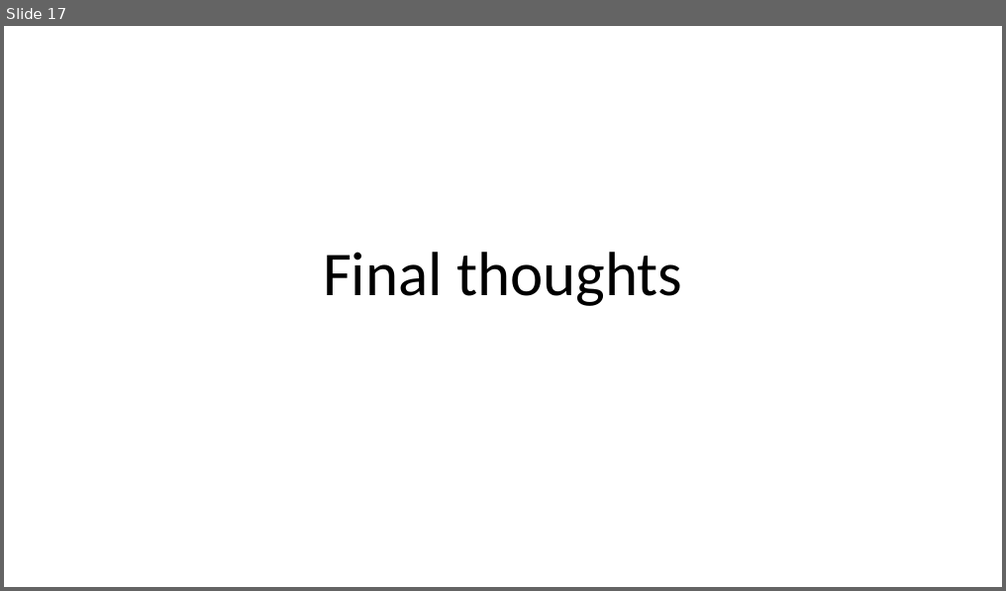
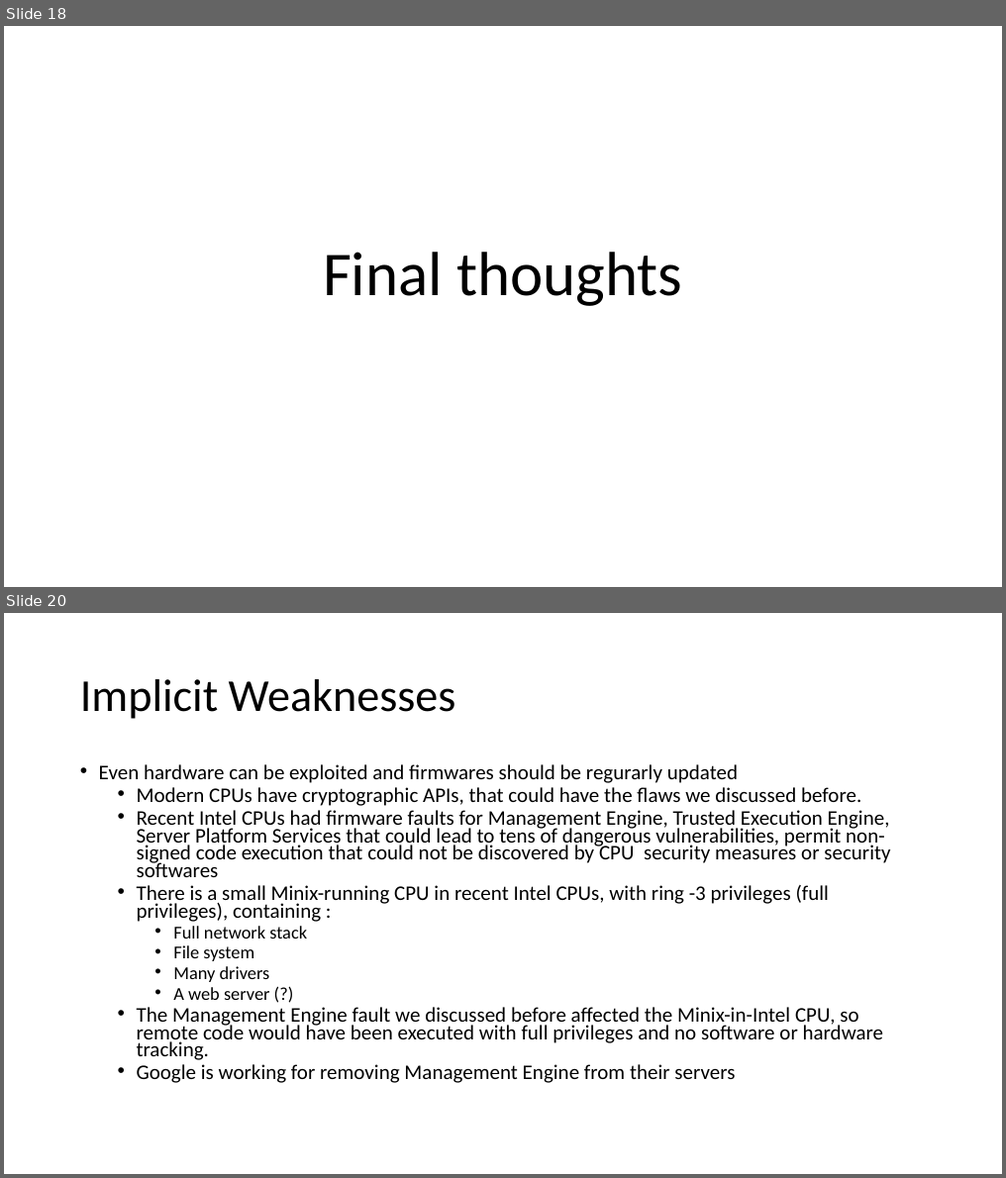
Before and after one commit to fparricelli/Encrypted-data-exchange-between-two-Arduino-boards-using-Symmetric-Encryption, a slide deck: Documentazione e cose così/Slide_concettuali_Luca.pptx. Shown one above the other, each under a label of ours: slide 17 before the commit, slides 18 and 20 after it; the slides between them are not shown. The pictures are 1006x591 and 1006x1178 pixels, drawn with LibreOffice and Linux fonts; fonts in the diff are those of the drawing. Boxes give left, top, right and bottom in pixels: in the first picture for what was removed or moved away, otherwise in the second. Text is boxed around its words. In the diff, an @@ line names an element or a change of style, - is before the commit and + after.

```diff
--- a/Documentazione e cose così/Slide_concettuali_Luca.pptx
+++ b/Documentazione e cose così/Slide_concettuali_Luca.pptx
@@ slide 20 added at box(4, 613, 1002, 1174), background #FFFFFF @@
@@ title added at box(80, 679, 456, 719), 44 pt, text #000000 @@
+Implicit Weaknesses
@@ text added at box(99, 764, 890, 1083), 20 pt, text #000000 @@
+• Even hardware can be exploited and firmwares should be regurarly updated
+  • Modern CPUs have cryptographic APIs, that could have the flaws we discussed before.
+  • Recent Intel CPUs had firmware faults for Management Engine, Trusted Execution Engine, Server Platform Services that could lead to tens of dangerous vulnerabilities, permit non-signed code execution that could not be discovered by CPU security measures or security softwares
+  • There is a small Minix-running CPU in recent Intel CPUs, with ring -3 privileges (full privileges), containing :
+    • Full network stack
+    • File system
+    • Many drivers
+    • A web server (?)
+  • The Management Engine fault we discussed before affected the Minix-in-Intel CPU, so remote code would have been executed with full privileges and no software or hardware tracking.
+  • Google is working for removing Management Engine from their servers
@@ what was slide 17 is now slide 18 @@
```
Also in this commit, not shown: 6 slides changed, 3 other slides added, 1 slide removed, 3 other files.
